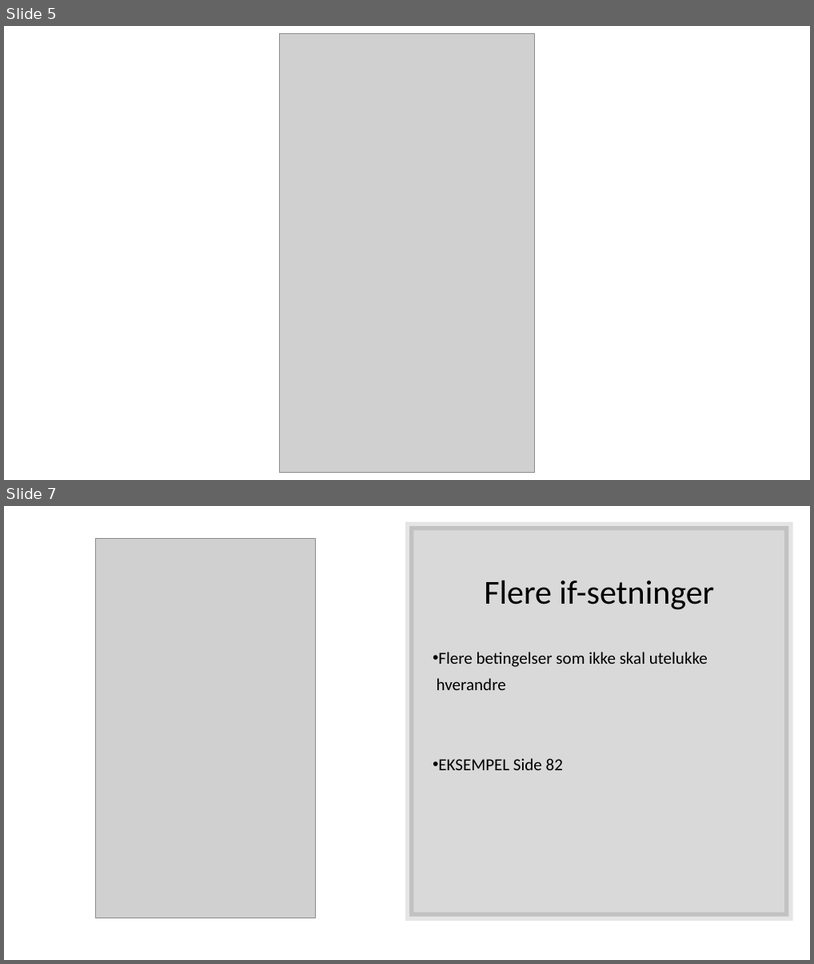
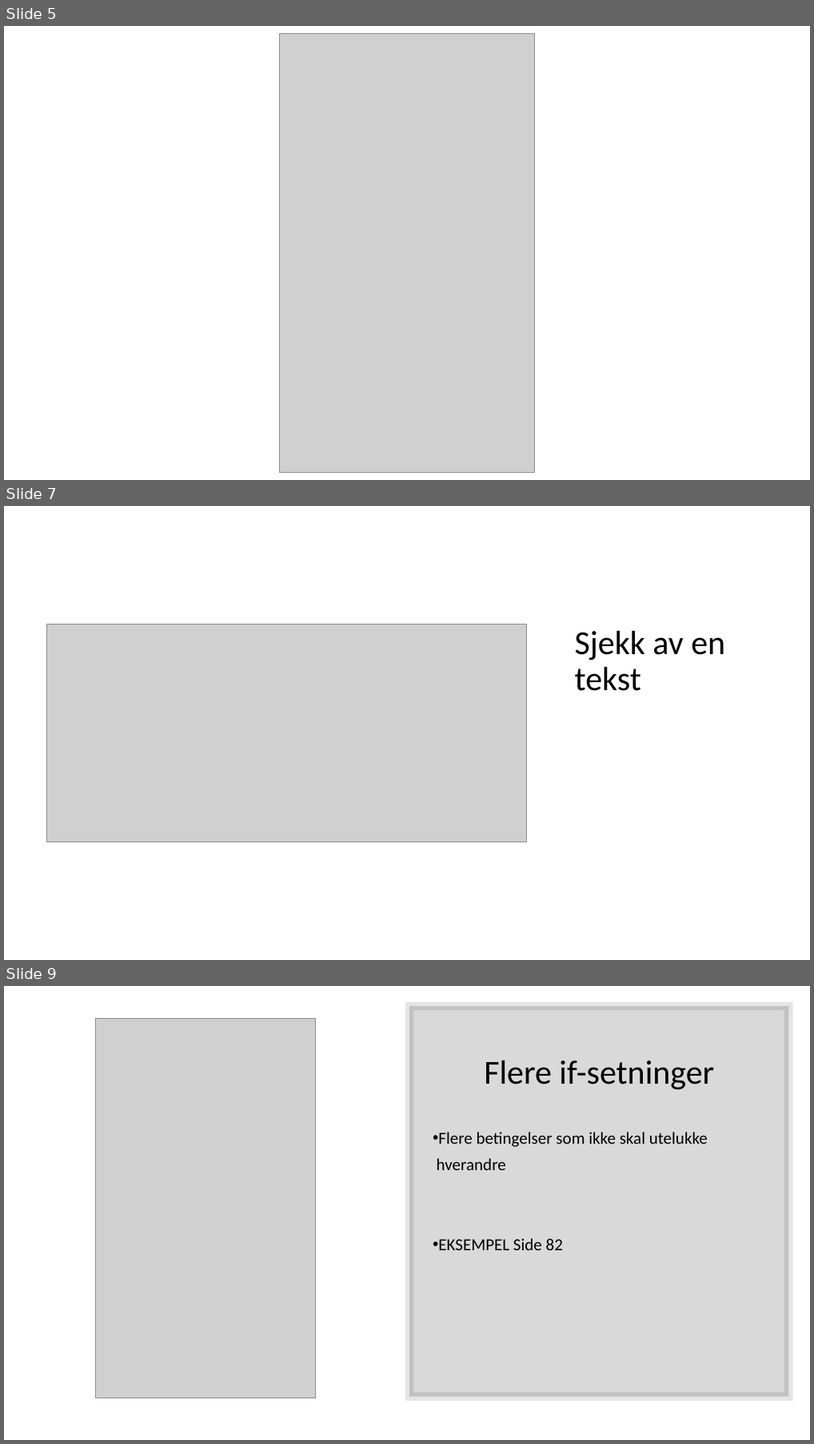
Before and after one commit to AizanM/IT2, a slide deck: Uke 36/Uke 36.pptx. Shown one above the other, each under a label of ours: slides 5 and 7 before the commit, slides 5, 7 and 9 after it; the slides between them are not shown. The pictures are 814x964 and 814x1444 pixels, drawn with LibreOffice and Linux fonts; fonts in the diff are those of the drawing; grey boxes stand for pictures. Boxes give left, top, right and bottom in pixels: in the first picture for what was removed or moved away, otherwise in the second. Text is boxed around its words. In the diff, an @@ line names an element or a change of style, - is before the commit and + after.

```diff
--- a/Uke 36/Uke 36.pptx
+++ b/Uke 36/Uke 36.pptx
@@ slide 7 added at [4, 506, 810, 960], background #FFFFFF @@
@@ picture added at [46, 624, 526, 842] @@
@@ title added at [575, 631, 726, 691], 40 pt, text #000000 @@
+Sjekk av en tekst
@@ what was slide 7 is now slide 9 @@
```
Also in this commit, not shown: 2 slides changed, 5 other slides added, 21 other files.
